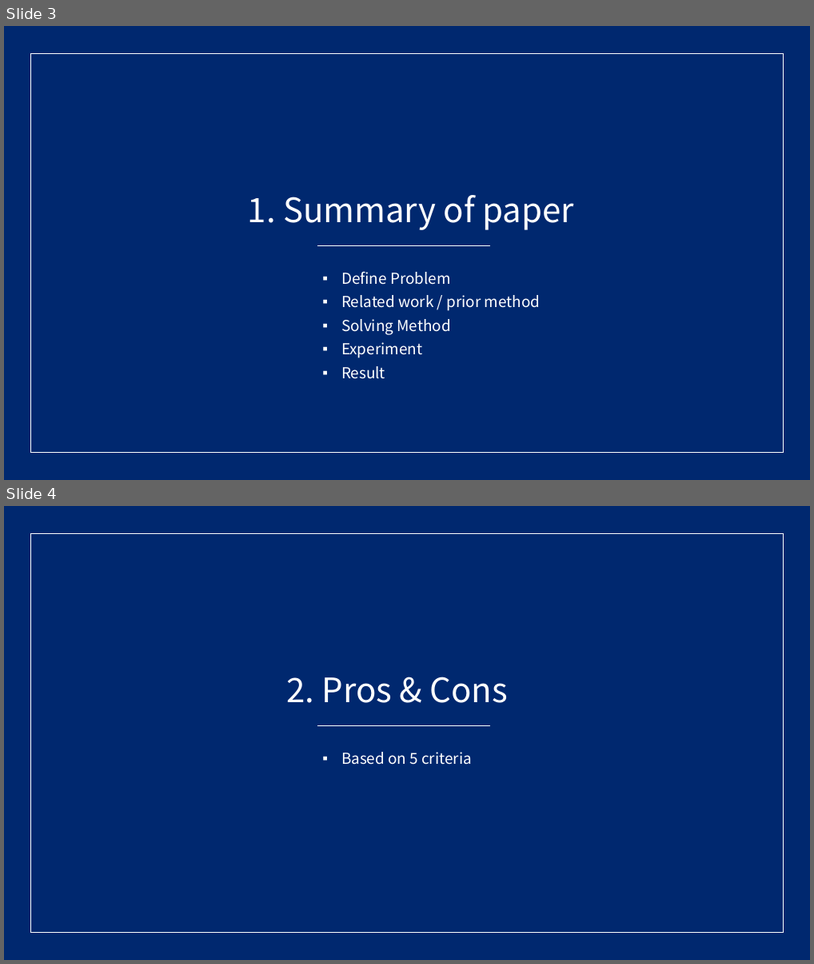
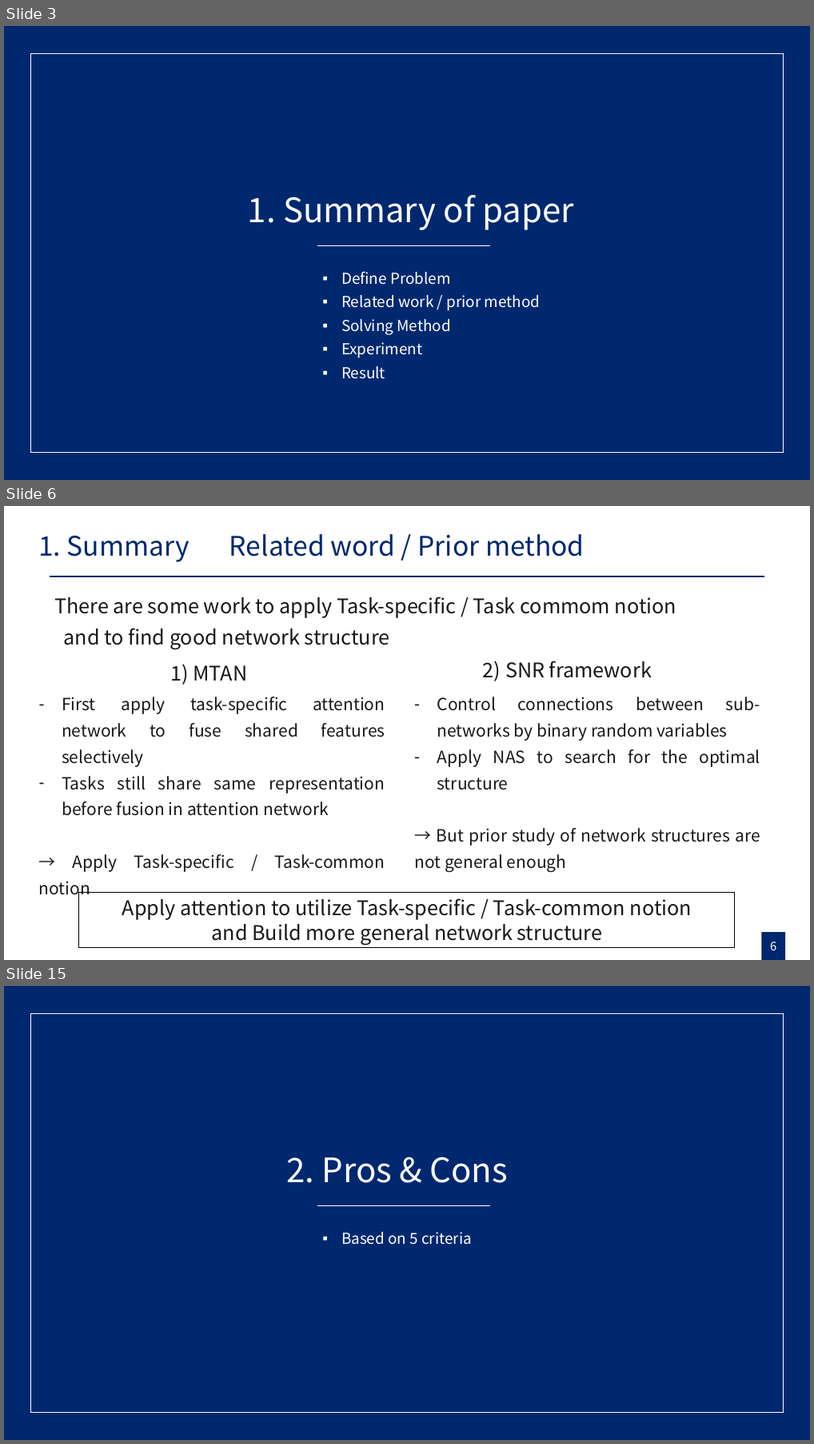
Before and after one commit to gusrn0505/TIL, a slide deck: [PPTPLUG]PP-151/RecSys 발표 자료 준비.pptx. Shown one above the other, each under a label of ours: slides 3 and 4 before the commit, slides 3, 6 and 15 after it; the slides between them are not shown. The pictures are 814x964 and 814x1444 pixels, drawn with LibreOffice and Linux fonts; fonts in the diff are those of the drawing. Boxes give left, top, right and bottom in pixels: in the first picture for what was removed or moved away, otherwise in the second. Text is boxed around its words. In the diff, an @@ line names an element or a change of style, - is before the commit and + after.

```diff
--- a/[PPTPLUG]PP-151/RecSys 발표 자료 준비.pptx
+++ b/[PPTPLUG]PP-151/RecSys 발표 자료 준비.pptx
@@ slide 6 added at [4,506,810,960], background #FFFFFF @@
@@ text added at [38,536,190,562], 32 pt, text #00286F @@
+1. Summary
@@ title added at [230,534,585,556], 32 pt, text #00286F @@
+Related word / Prior method
@@ line added from (50, 576) to (765, 576), #00286F 2.25 pt @@
@@ text added at [54,596,677,650], 24 pt, text #181818 @@
+There are some work to apply Task-specific / Task commom notion
+and to find good network structure
@@ text added at [170,664,247,684], 24 pt, text #181818 @@
+1) MTAN
@@ text added at [483,660,652,681], 24 pt, text #181818 @@
+2) SNR framework
@@ text added at [62,696,386,872], 20 pt, text #181818 @@
+– First apply task-specific attention network to fuse shared features selectively
+– Tasks still share same representation before fusion in attention network
+→ Apply Task-specific / Task-common notion
@@ text added at [414,696,761,872], 20 pt, text #181818 @@
+– Control connections between sub-networks by binary random variables
+– Apply NAS to search for the optimal structure
+→ But prior study of network structures are not general enough
@@ rectangle added at [79,892,735,947], outline #000000 0.75 pt, 24 pt, text #181818 @@
+Apply attention to utilize Task-specific / Task-common notion
+and Build more general network structure
@@ rectangle added at [762,932,786,960], fill #00286F @@
@@ page number added at [770,941,777,950], 14 pt, text #FFFFFF @@
+6
@@ what was slide 4 is now slide 15 @@
```
Also in this commit, not shown: 2 slides changed, 9 other slides added, 4 slides removed.
